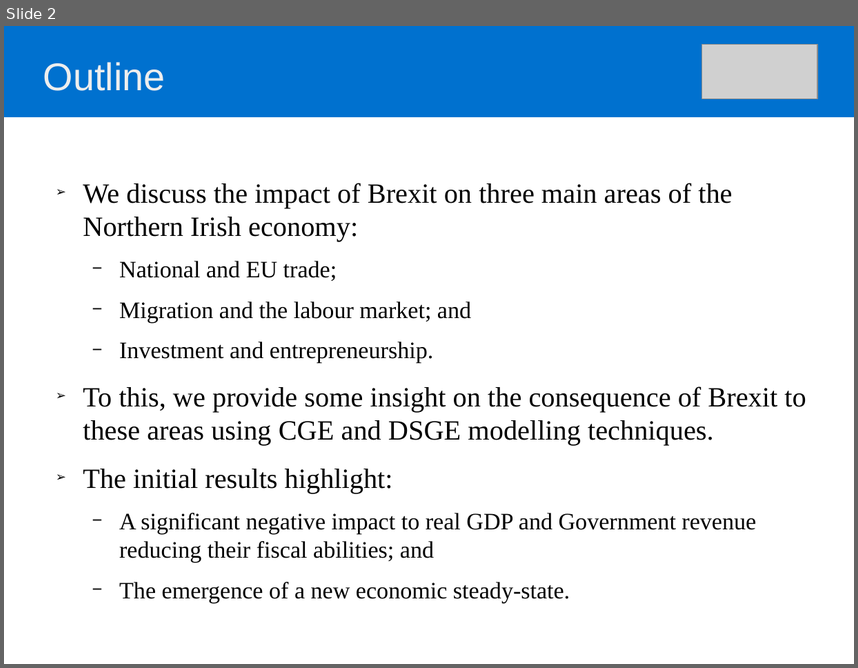
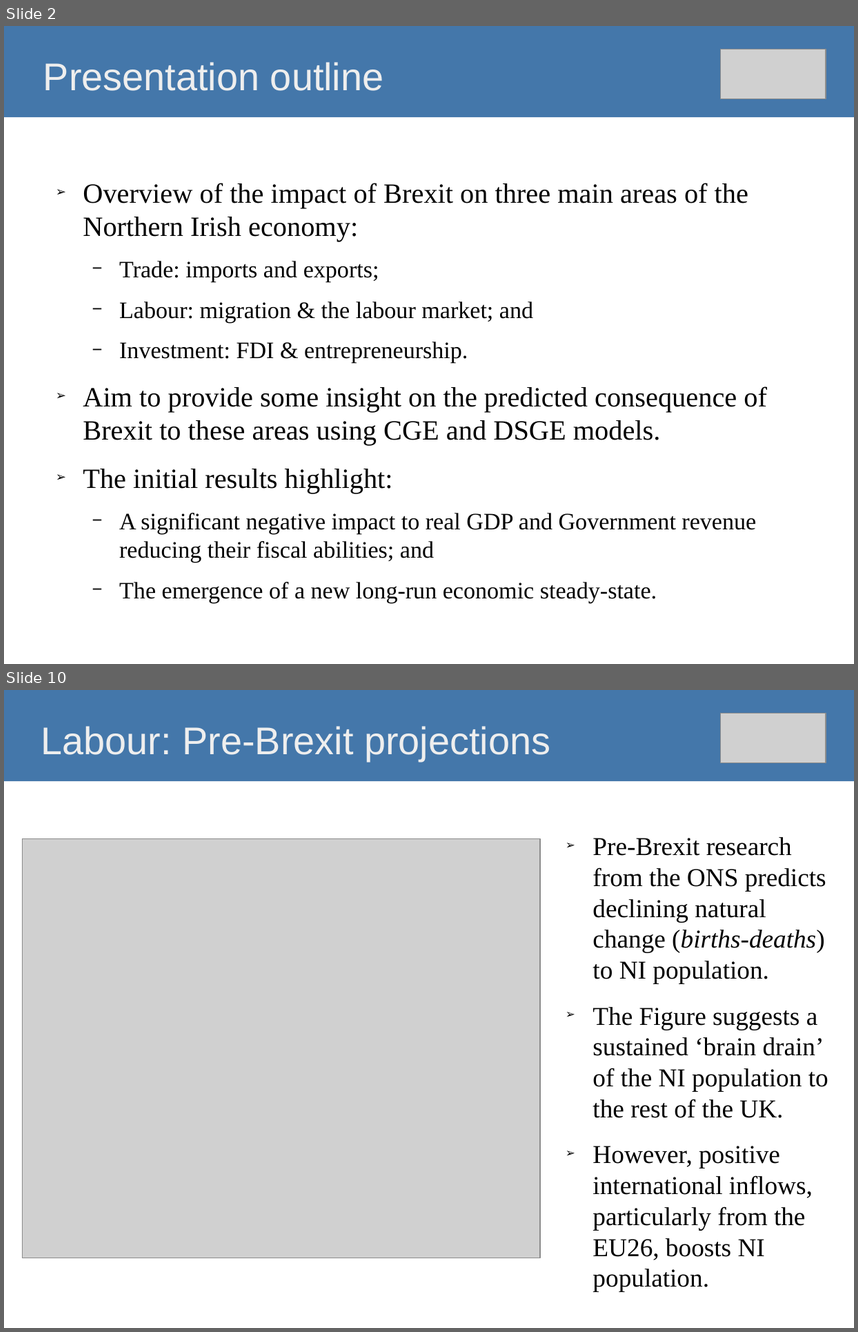
Before and after one commit to O1sims/MigrationNI, a slide deck: presentation/impact-of-brexit-on-ni-economy.odp. Shown one above the other, each under a label of ours: slide 2 before the commit, slides 2 and 10 after it; the slides between them are not shown. The pictures are 858x668 and 858x1332 pixels, drawn with LibreOffice and Linux fonts; fonts in the diff are those of the drawing; grey boxes stand for pictures. Boxes give left, top, right and bottom in pixels: in the first picture for what was removed or moved away, otherwise in the second. Text is boxed around its words. In the diff, an @@ line names an element or a change of style, - is before the commit and + after.

```diff
--- a/presentation/impact-of-brexit-on-ni-economy.odp
+++ b/presentation/impact-of-brexit-on-ni-economy.odp
@@ slide 10 added at (4,690,854,1328), background #FFFFFF @@
@@ title added at (4,690,854,781), fill #4477AA, 36 pt, text #EEEEEE @@
+Labour: Pre-Brexit projections
@@ picture added at (721,713,826,763) @@
@@ picture added at (23,839,541,1258) @@
@@ text added at (593,837,829,1292), 24 pt, text #000000 @@
+➢ Pre-Brexit research from the ONS predicts declining natural change (births-deaths) to NI population.
+➢ The Figure suggests a sustained ‘brain drain’ of the NI population to the rest of the UK.
+➢ However, positive international inflows, particularly from the EU26, boosts NI population.
@@ slide 2 changed as well @@
@@ title "Presentation outline" at (4,26,854,117): fill #0071CF to #4477AA @@
@@ title at (43,62,384,91): text changed @@
-Outline
+Presentation outline
@@ picture: place and size @@
-picture at (703,45,819,99)
+picture at (721,49,826,99)
@@ text at (83,183,767,445): text changed @@
-➢ We discuss the impact of Brexit on three main areas of the Northern Irish economy:
-  − National and EU trade;
-  − Migration and the labour market; and
-  − Investment and entrepreneurship.
-➢ To this, we provide some insight on the consequence of Brexit to these areas using CGE and DSGE modelling techniques.
+➢ Overview of the impact of Brexit on three main areas of the Northern Irish economy:
+  − Trade: imports and exports;
+  − Labour: migration & the labour market; and
+  − Investment: FDI & entrepreneurship.
+➢ Aim to provide some insight on the predicted consequence of Brexit to these areas using CGE and DSGE models.
@@ text at (119,581,657,603): text changed @@
-  − The emergence of a new economic steady-state.
+  − The emergence of a new long-run economic steady-state.
```
Also in this commit, not shown: 2 other slides changed, 10 other slides added.
